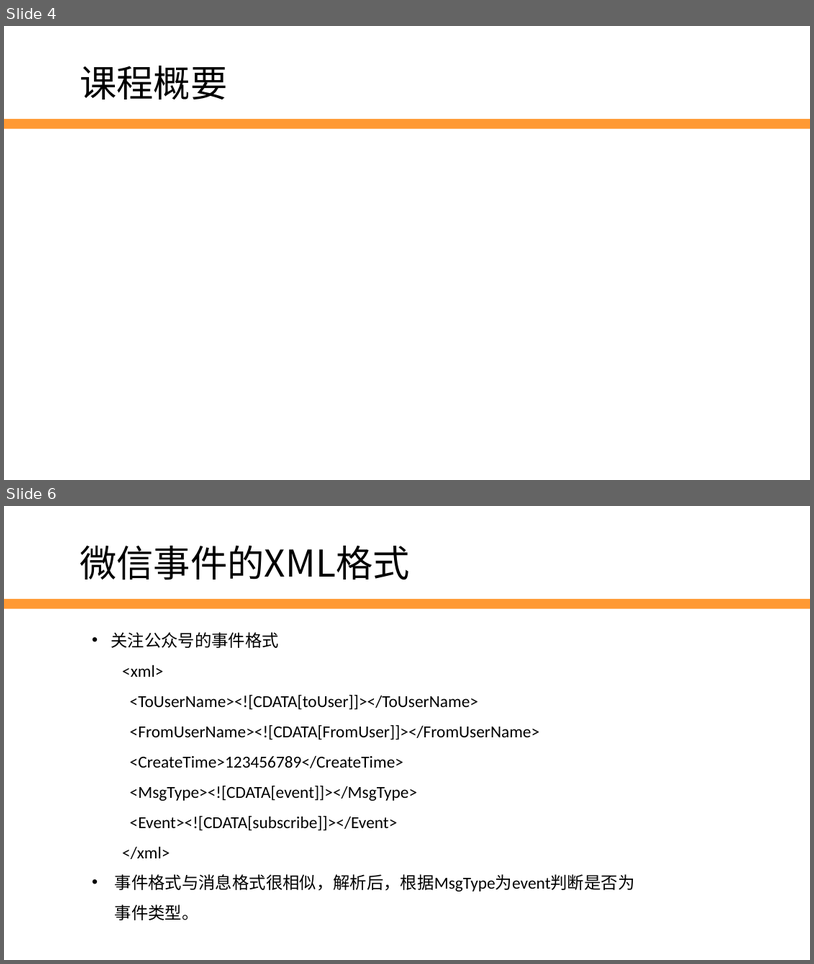
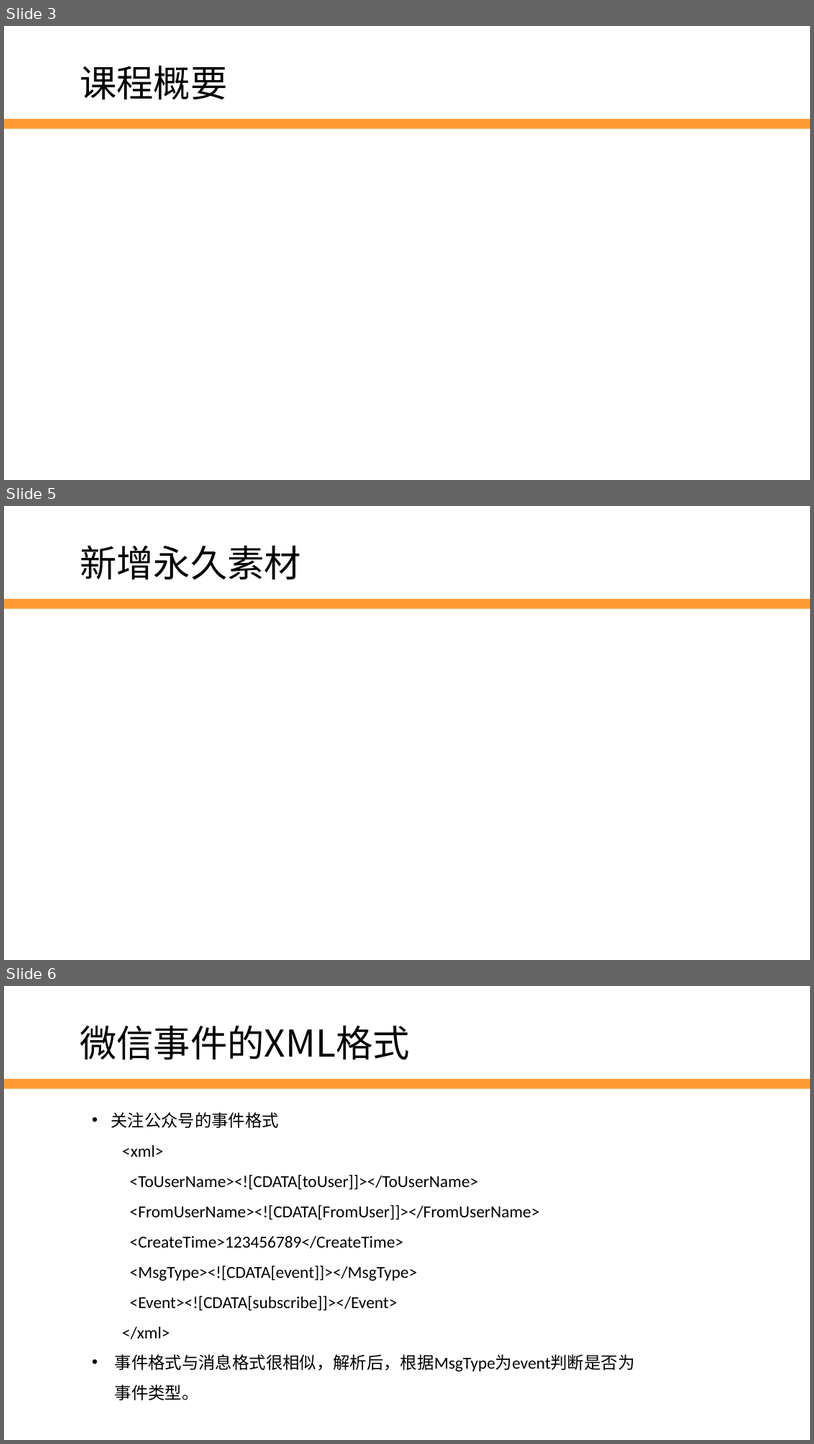
Before and after one commit to edu2act/2017-2018_1st_Wechat_Web_Programming, a slide deck: 第7讲 素材与图文消息.pptx. Shown one above the other, each under a label of ours: slides 4 and 6 before the commit, slides 3, 5 and 6 after it; the slides between them are not shown. The pictures are 814x964 and 814x1444 pixels, drawn with LibreOffice and Linux fonts; fonts in the diff are those of the drawing; background and template pictures are left out. Boxes give left, top, right and bottom in pixels: in the first picture for what was removed or moved away, otherwise in the second. Text is boxed around its words. In the diff, an @@ line names an element or a change of style, - is before the commit and + after.

```diff
--- a/第7讲 素材与图文消息.pptx
+++ b/第7讲 素材与图文消息.pptx
@@ slide 5 added at <box>4,506,810,960</box>, background #FFFFFF; not listed: 1 template element that a slide beside it also shows @@
@@ text added at <box>80,545,301,579</box>, 44 pt, text #000000 @@
+新增永久素材
@@ what was slide 4 is now slide 3 @@
```
Also in this commit, not shown: 3 slides changed, 1 slide removed, 7 other files.
